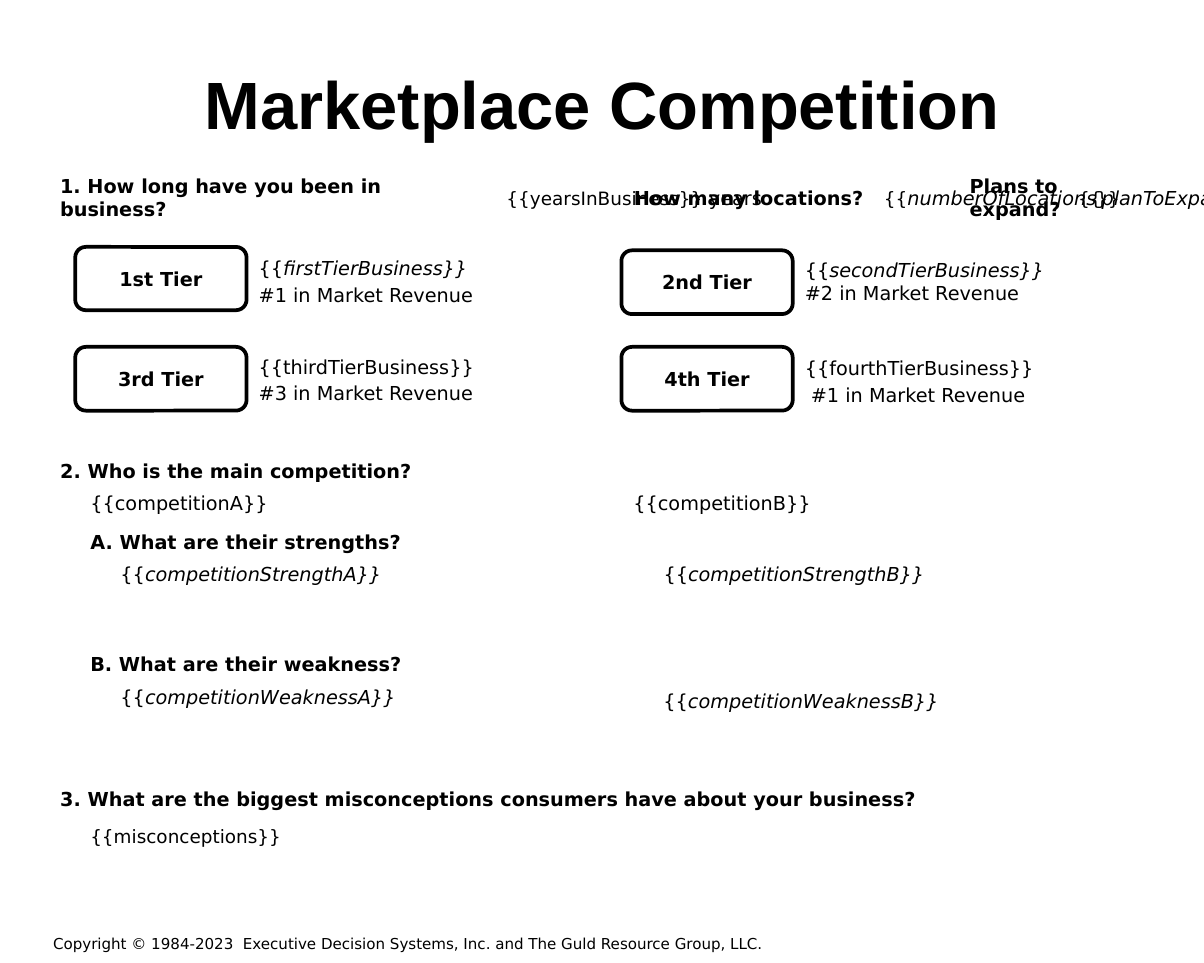
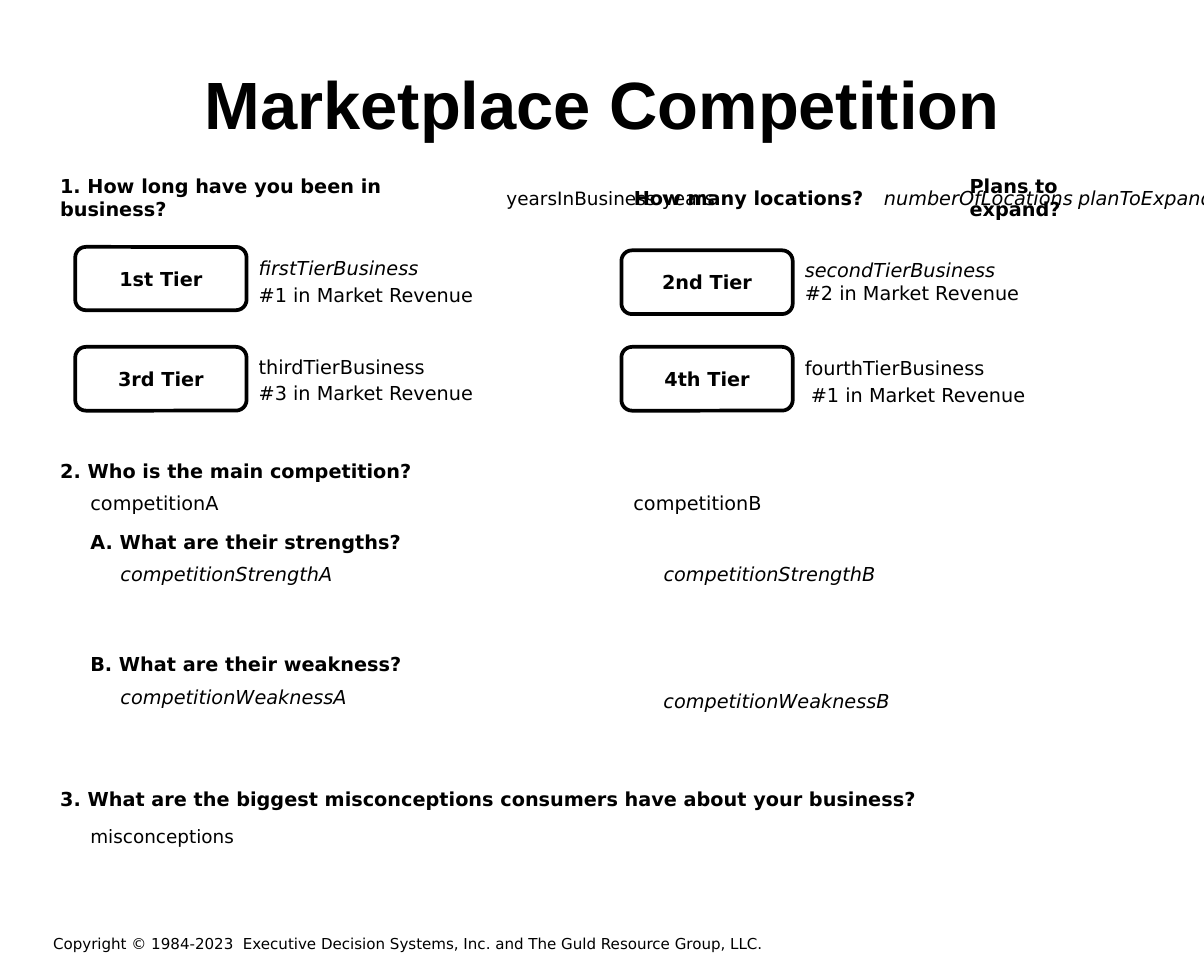
Before and after one commit to hintonandrew510/wizardfrontend, a slide deck: slide 3 of mavenprojectSCR/src/main/resources/powerpointtemplate/tv.pptx. Drawn at 1204x963 pixels with LibreOffice and Linux fonts; fonts in the diff are those of the drawing; background and template pictures are left out. Boxes give left, top, right and bottom in pixels: in the first picture for what was removed or moved away, otherwise in the second. Text is boxed around its words. In the diff, an @@ line names an element or a change of style, - is before the commit and + after.

```diff
--- a/mavenprojectSCR/src/main/resources/powerpointtemplate/tv.pptx
+++ b/mavenprojectSCR/src/main/resources/powerpointtemplate/tv.pptx
@@ text at box(506, 191, 715, 209): text changed @@
-{{yearsInBusiness}} years
+yearsInBusiness years
@@ text at box(884, 189, 1073, 209): text changed @@
-{{numberOfLocations}}
+numberOfLocations
@@ text at box(1078, 190, 1204, 209): text changed @@
-{{planToExpand}}
+planToExpand
@@ text at box(259, 260, 419, 276): text changed @@
-{{firstTierBusiness}}
+firstTierBusiness
@@ text at box(805, 262, 995, 278): text changed @@
-{{secondTierBusiness}}
+secondTierBusiness
@@ text at box(259, 359, 425, 375): text changed @@
-{{thirdTierBusiness}}
+thirdTierBusiness
@@ text at box(805, 360, 985, 376): text changed @@
-{{fourthTierBusiness}}
+fourthTierBusiness
@@ text at box(90, 495, 218, 514): text changed @@
-{{competitionA}}
+competitionA
@@ text at box(633, 495, 761, 514): text changed @@
-{{competitionB}}
+competitionB
@@ text at box(120, 566, 332, 585): text changed @@
-{{competitionStrengthA}}
+competitionStrengthA
@@ text at box(664, 566, 876, 585): text changed @@
-{{competitionStrengthB}}
+competitionStrengthB
@@ text at box(120, 689, 346, 708): text changed @@
-{{competitionWeaknessA}}
+competitionWeaknessA
@@ text at box(663, 693, 889, 712): text changed @@
-{{competitionWeaknessB}}
+competitionWeaknessB
@@ text at box(90, 829, 234, 847): text changed @@
-{{misconceptions}}
+misconceptions
```
Also in this commit, not shown: 26 other slides changed, 4 other files.
